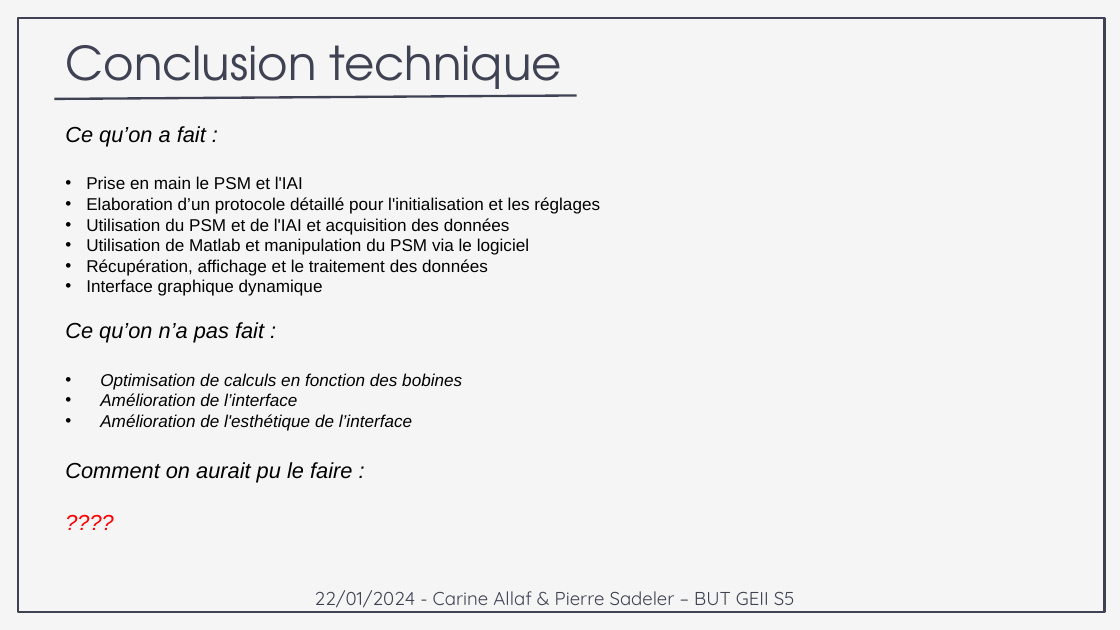
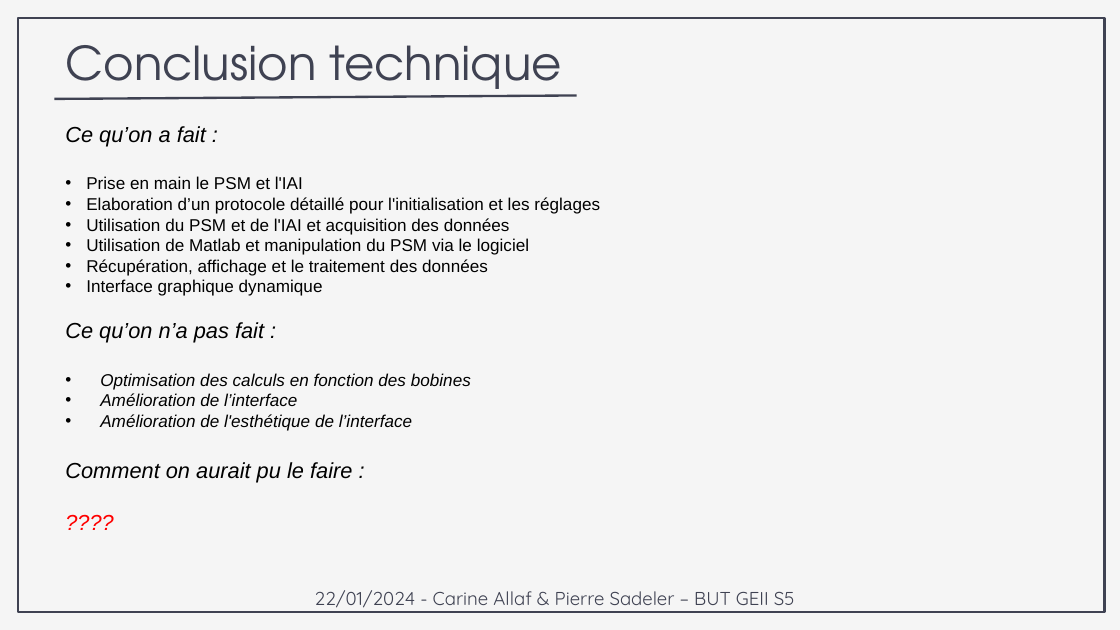
Before and after one commit to psadelerge1/mesures_sans_contact_obj_met, a slide deck: slide 13 of word/PP_Allaf_Sadeler.pptx. Drawn at 1120x630 pixels with LibreOffice and Linux fonts; fonts in the diff are those of the drawing. Boxes give left, top, right and bottom in pixels: in the first picture for what was removed or moved away, otherwise in the second. Text is boxed around its words. In the diff, an @@ line names an element or a change of style, - is before the commit and + after.

Commit message:
modif 2

```diff
--- a/word/PP_Allaf_Sadeler.pptx
+++ b/word/PP_Allaf_Sadeler.pptx
@@ text at (x1=100, y1=373, x2=471, y2=390): text changed @@
-• Optimisation de calculs en fonction des bobines
+• Optimisation des calculs en fonction des bobines
```
